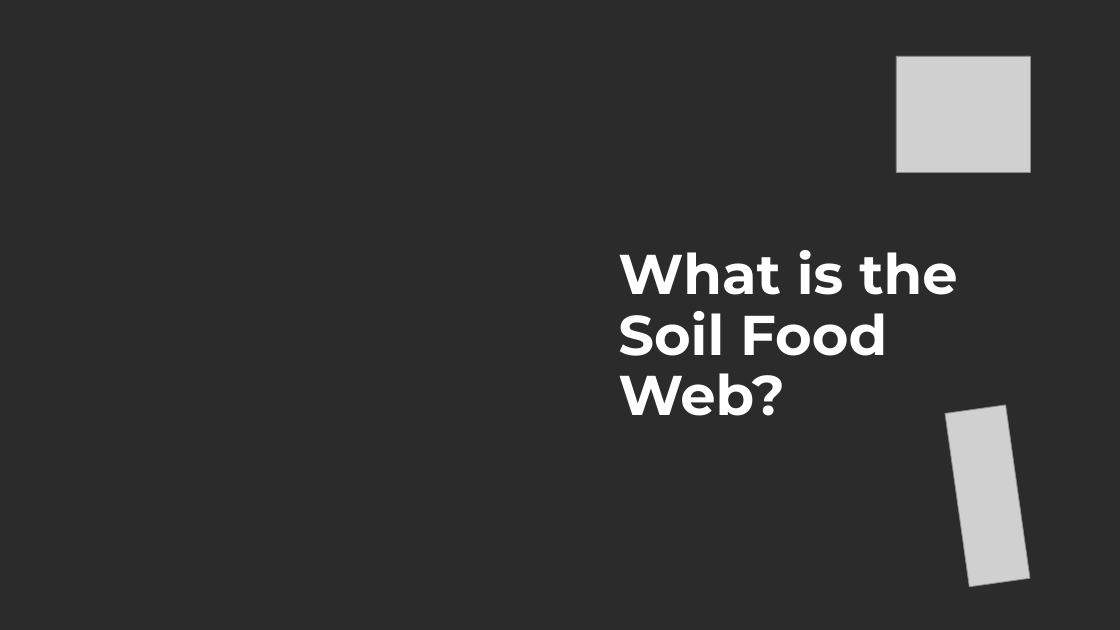
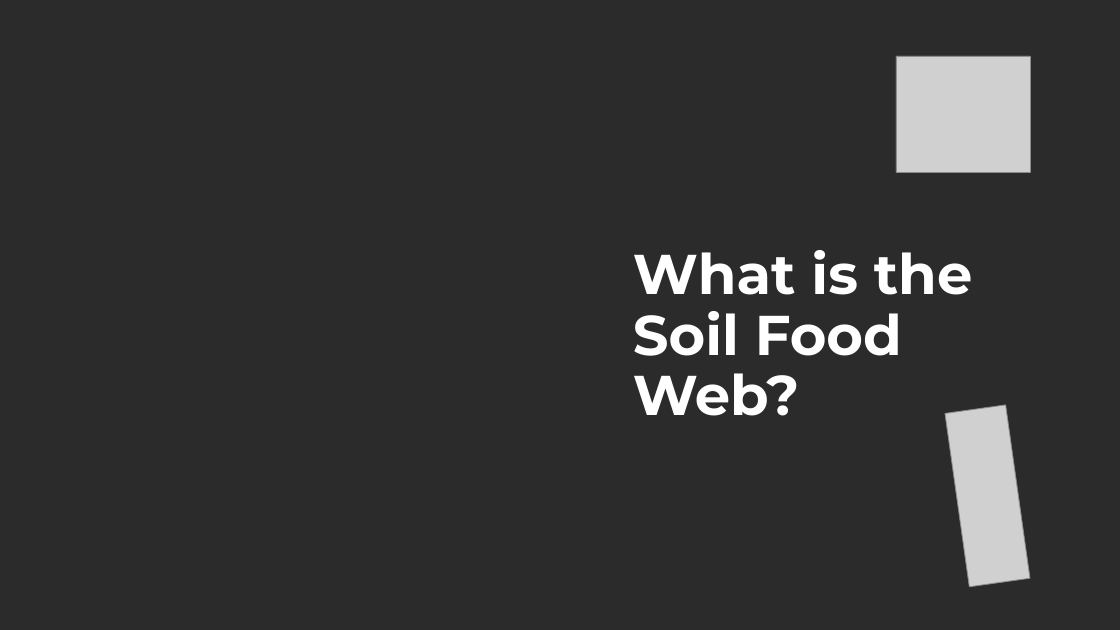
Before and after one commit to linneamoritznyc/final-SFWsite-Linnea, a slide deck: slide 1 of exports/stephanie/how-it-works/how-it-works-thumbnails.pptx. Drawn at 1120x630 pixels with LibreOffice and Linux fonts; fonts in the diff are those of the drawing; grey boxes stand for pictures; background and template pictures are left out; a plain dark background stands for a picture behind light text. Boxes give left, top, right and bottom in pixels: in the first picture for what was removed or moved away, otherwise in the second. Text is boxed around its words. In the diff, an @@ line names an element or a change of style, - is before the commit and + after.

```diff
--- a/exports/stephanie/how-it-works/how-it-works-thumbnails.pptx
+++ b/exports/stephanie/how-it-works/how-it-works-thumbnails.pptx
@@ text "What is the": place and size @@
-text "What is the" at (618, 250, 958, 416)
+text "What is the" at (633, 250, 973, 416)
```
Also in this commit, not shown: 20 other files.
